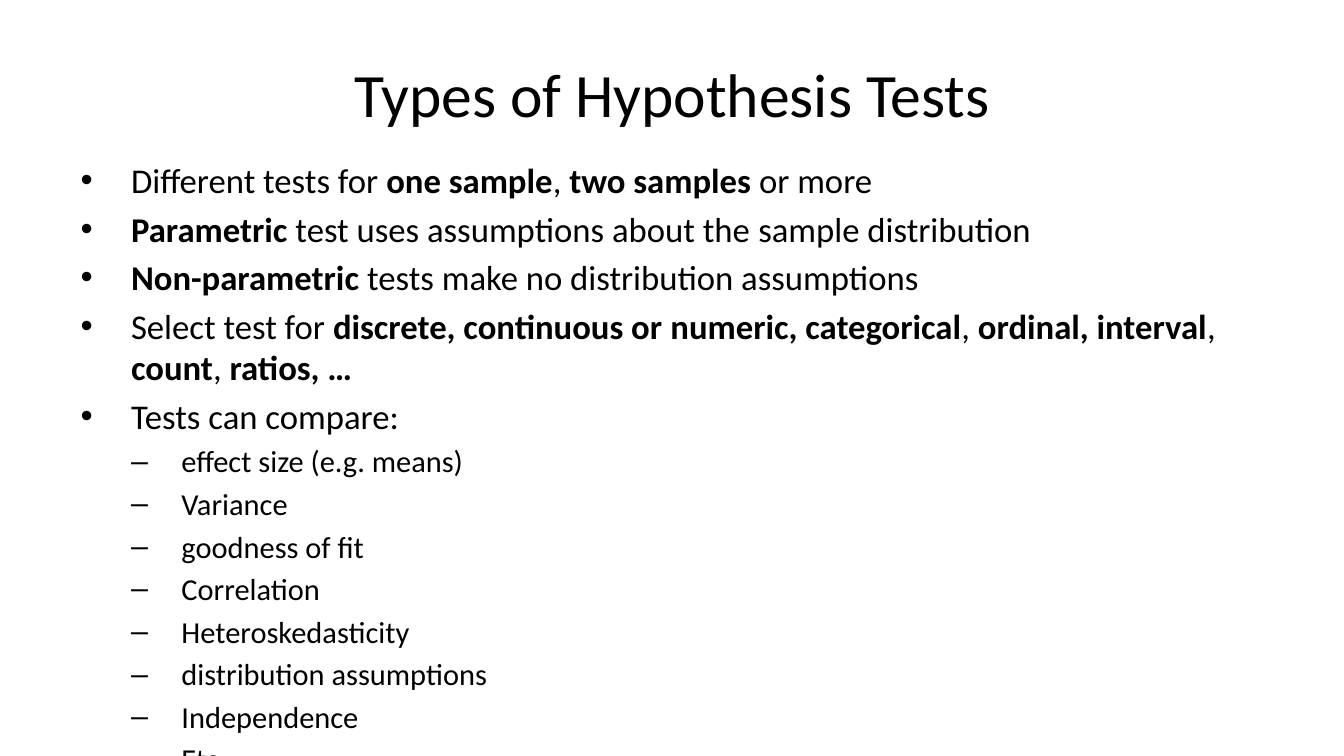
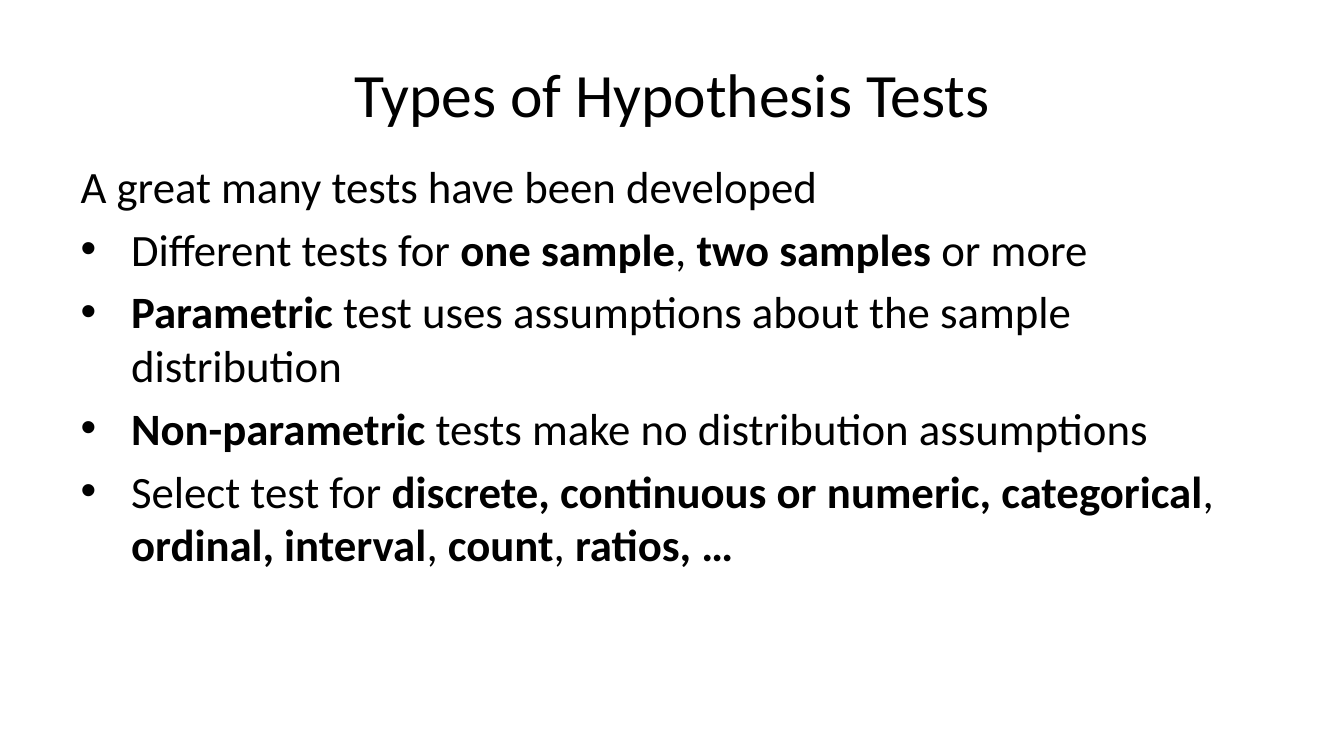
Before and after one commit to StephenElston/CSCI-E-83, a slide deck: slide 5 of LectureSlides/06a_WhyInferenceIsImportant.pptx. Drawn at 1344x756 pixels with LibreOffice and Linux fonts; fonts in the diff are those of the drawing. Boxes give left, top, right and bottom in pixels: in the first picture for what was removed or moved away, otherwise in the second. Text is boxed around its words. In the diff, an @@ line names an element or a change of style, - is before the commit and + after.

```diff
--- a/LectureSlides/06a_WhyInferenceIsImportant.pptx
+++ b/LectureSlides/06a_WhyInferenceIsImportant.pptx
@@ text at (x1=81, y1=172, x2=817, y2=211): paragraph added @@
+A great many tests have been developed
@@ text at (x1=131, y1=234, x2=1213, y2=567): size 18.6 to 24 pt in "Different tests for one sample, two samples ...", "Parametric test uses assumptions about the sample ...", "Non-parametric tests make no distribution assumptions", "Select test for discrete, continuous or numeric, ..."; more space between paragraphs @@
@@ text at (x1=131, y1=406, x2=487, y2=733): paragraphs removed @@
-• Tests can compare:
-  – effect size (e.g. means)
-  – Variance
-  – goodness of fit
-  – Correlation
-  – Heteroskedasticity
-  – distribution assumptions
-  – Independence
-  – Etc.
```
Also in this commit, not shown: 3 other slides changed, 2 slides added, 1 other file.
